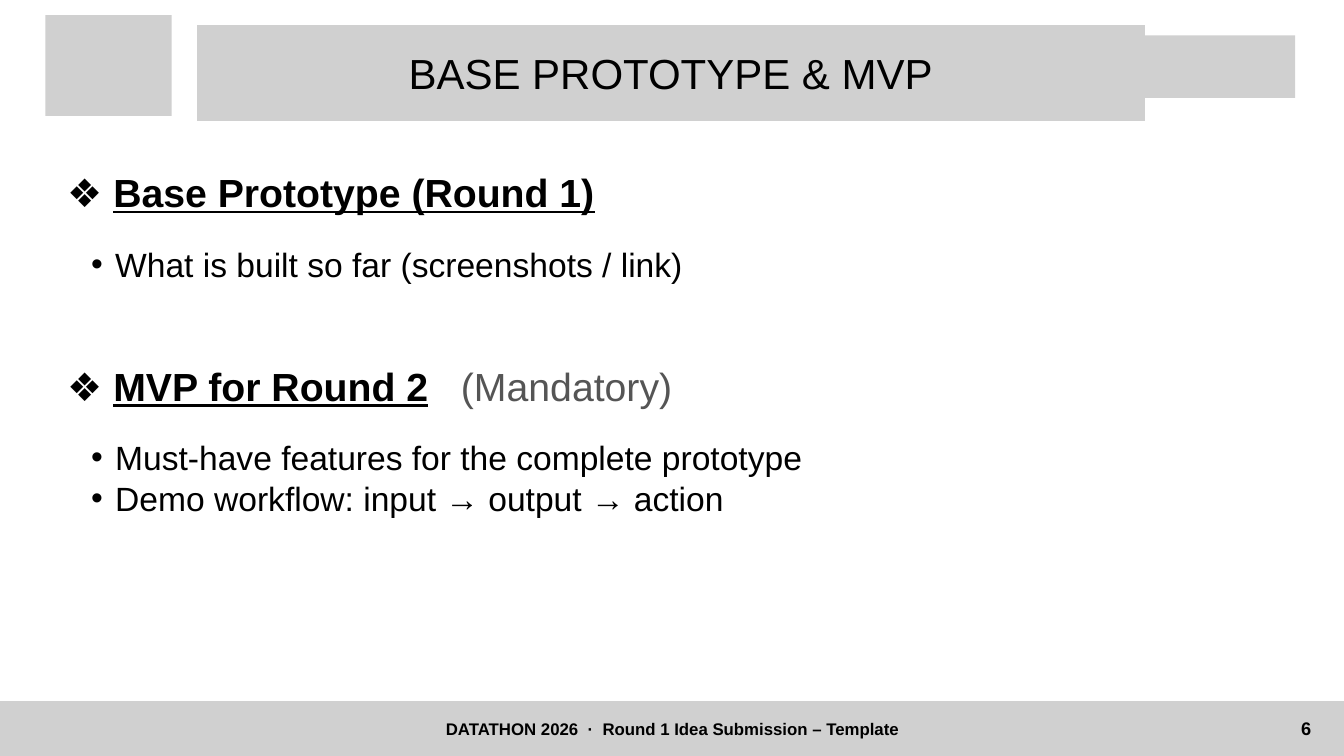
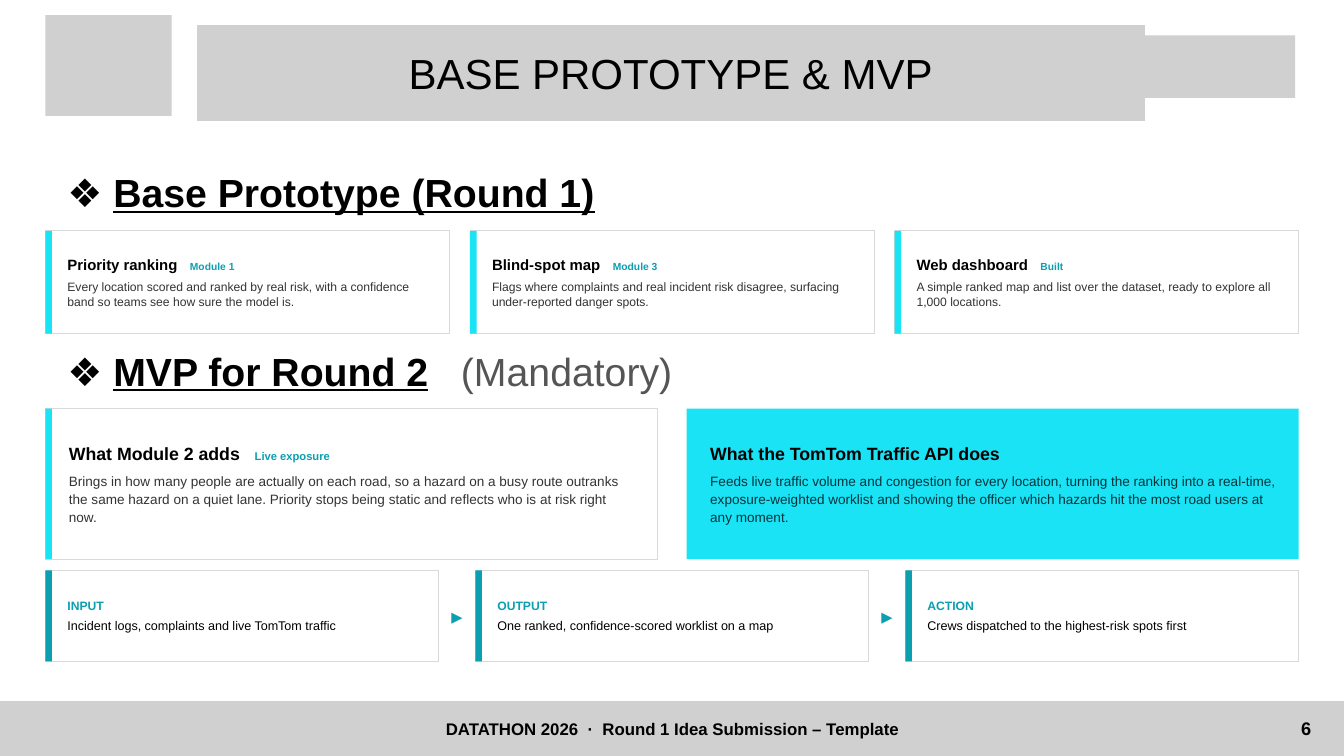
Before and after one commit to 0xteamCookie/Mendwell, a slide deck: slide 6 of ppt.pptx. Drawn at 1344x756 pixels with LibreOffice and Linux fonts; fonts in the diff are those of the drawing; grey boxes stand for pictures. Boxes give left, top, right and bottom in pixels: in the first picture for what was removed or moved away, otherwise in the second. Text is boxed around its words. In the diff, an @@ line names an element or a change of style, - is before the commit and + after.

```diff
--- a/ppt.pptx
+++ b/ppt.pptx
@@ rectangle added at (46, 230, 450, 333), fill #FFFFFF, outline #D9D9D9 1 pt @@
@@ rectangle added at (46, 230, 52, 333), fill #19E3F5 @@
@@ rectangle added at (470, 230, 874, 333), fill #FFFFFF, outline #D9D9D9 1 pt @@
@@ rectangle added at (470, 230, 476, 333), fill #19E3F5 @@
@@ rectangle added at (894, 230, 1298, 333), fill #FFFFFF, outline #D9D9D9 1 pt @@
@@ rectangle added at (894, 230, 901, 333), fill #19E3F5 @@
@@ text added at (67, 259, 410, 306), 13 pt, text #333333 @@
+Priority ranking Module 1
+Every location scored and ranked by real risk, with a confidence band so teams see how sure the model is.
@@ text removed at (115, 252, 683, 283) @@
-  • What is built so far (screenshots / link)
@@ text added at (492, 259, 839, 309), 13 pt, text #333333 @@
+Blind-spot map Module 3
+Flags where complaints and real incident risk disagree, surfacing under-reported danger spots.
@@ text added at (917, 259, 1270, 308), 13 pt, text #333333 @@
+Web dashboard Built
+A simple ranked map and list over the dataset, ready to explore all 1,000 locations.
@@ text "❖ MVP for Round 2 ...": place and size @@
-text "❖ MVP for Round 2 ..." at (113, 372, 672, 409)
+text "❖ MVP for Round 2 ..." at (113, 357, 672, 394)
@@ rectangle added at (46, 409, 658, 559), fill #FFFFFF, outline #D9D9D9 1 pt @@
@@ rectangle added at (46, 409, 52, 559), fill #19E3F5 @@
@@ rectangle added at (687, 409, 1299, 559), fill #19E3F5 @@
@@ text added at (69, 447, 618, 522), 14.5 pt, text #333333 @@
+What Module 2 adds Live exposure
+Brings in how many people are actually on each road, so a hazard on a busy route outranks the same hazard on a quiet lane. Priority stops being static and reflects who is at risk right now.
@@ text removed at (115, 445, 802, 517) @@
-  • Must-have features for the complete prototype
-  • Demo workflow: input → output → action
@@ text added at (710, 447, 1275, 525), 14.5 pt, text #05343B @@
+What the TomTom Traffic API does
+Feeds live traffic volume and congestion for every location, turning the ranking into a real-time, exposure-weighted worklist and showing the officer which hazards hit the most road users at any moment.
@@ rectangle added at (46, 571, 439, 662), fill #FFFFFF, outline #D9D9D9 1 pt @@
@@ rectangle added at (46, 571, 52, 662), fill #0B9FB0 @@
@@ text added at (439, 571, 476, 662), 24 pt, text #0B9FB0, bold @@
+▸
@@ rectangle added at (475, 571, 868, 662), fill #FFFFFF, outline #D9D9D9 1 pt @@
@@ rectangle added at (475, 571, 482, 662), fill #0B9FB0 @@
@@ text added at (869, 571, 906, 662), 24 pt, text #0B9FB0, bold @@
+▸
@@ rectangle added at (905, 571, 1298, 662), fill #FFFFFF, outline #D9D9D9 1 pt @@
@@ rectangle added at (905, 571, 912, 662), fill #0B9FB0 @@
@@ text added at (67, 601, 335, 633), 13.5 pt, text #000000 @@
+INPUT
+Incident logs, complaints and live TomTom traffic
@@ text added at (497, 601, 773, 633), 13.5 pt, text #000000 @@
+OUTPUT
+One ranked, confidence-scored worklist on a map
@@ text added at (927, 601, 1186, 633), 13.5 pt, text #000000 @@
+ACTION
+Crews dispatched to the highest-risk spots first
```
Also in this commit, not shown: 1 slide added, 1 slide removed, 5 other files.
